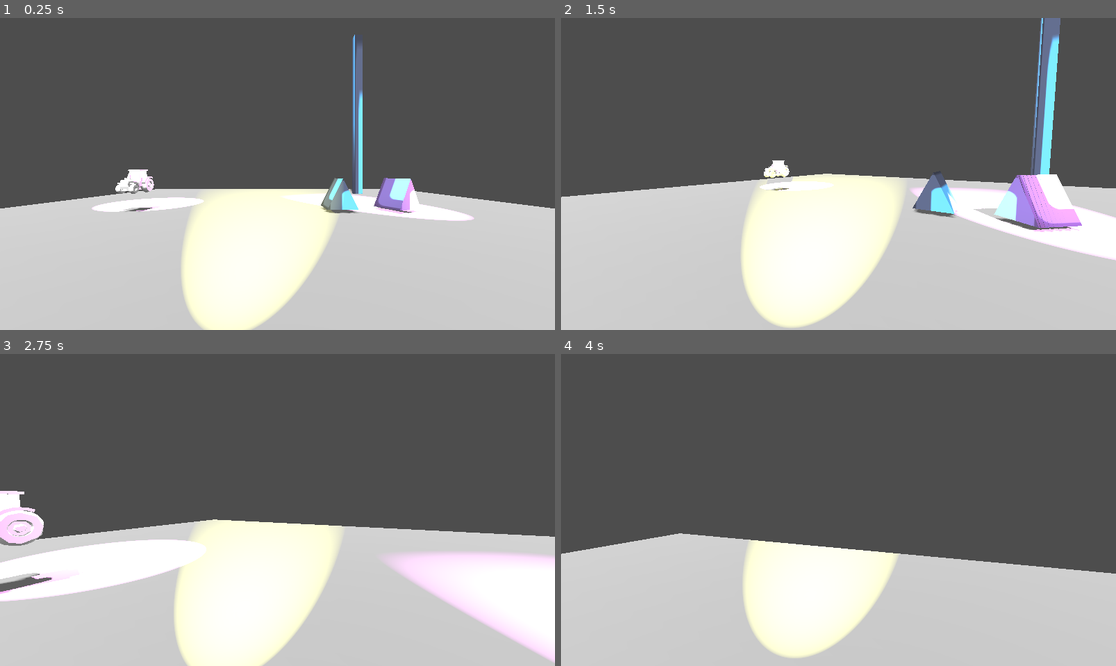
Above: before the commit, frames 1-4 (two rows, left to right).
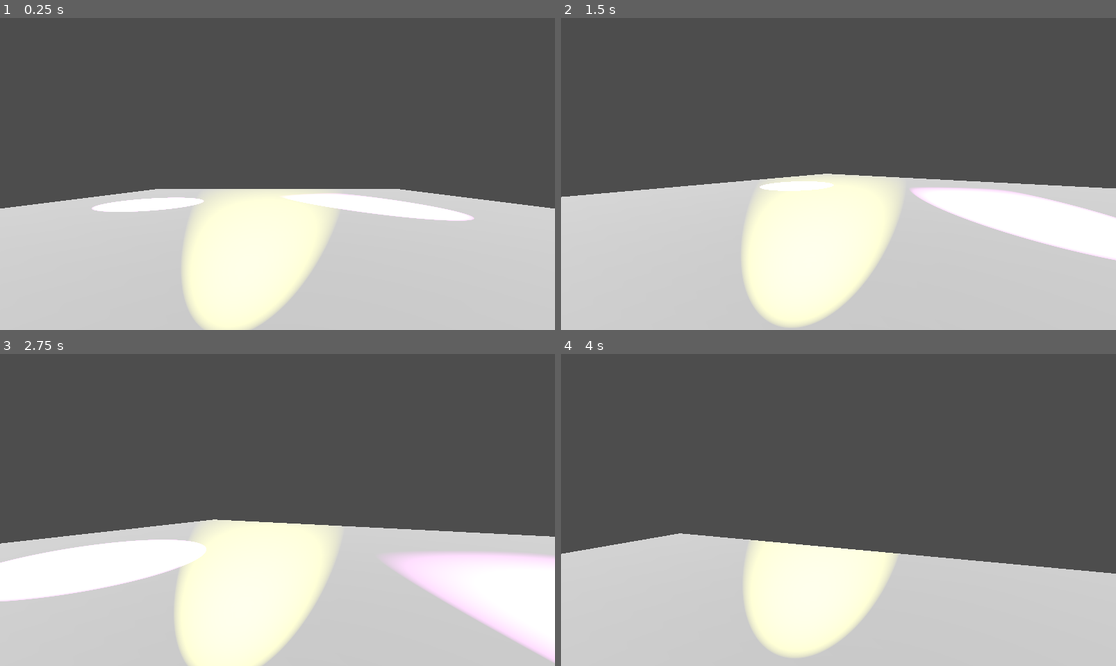
Above: after the commit, the same moments.

Repository: dogeMcdogeface/friendfragger
Game: Godot game, scene res://world.tscn
The game is run twice, just before and just after one commit, with the same random seed, the same clock (stepped at 60 frames per second) and the same inputs. The engine's default icon, where the game draws it, is replaced by a stand-in: a white triangle on a blue panel in a dark square.
Inputs (mouse positions are in pixels of both pictures, inside the frame that each line leads up to):
- Up to frame 1 (0.25 s): no input
- Up to frame 2 (1.5 s): tap Enter (ui_accept) at 0.5, 0.77 s; move the mouse to (960, 158) at 0.52 s; press the mouse at (960, 158) at 0.53 s; hold D (right) 0.53-1.28 s; move the mouse to (810, 174) at 1.27 s; release the mouse at (810, 174) at 1.28 s; hold W (forward) from 1.28 s (still down); click (810, 174) at 1.35 s
- Up to frame 3 (2.75 s): keep holding W (forward); tap Enter (ui_accept) at 1.52 s; move the mouse to (288, 503) at 2.02 s; press the mouse at (288, 503) at 2.03 s
- Up to frame 4 (4 s): keep holding W (forward); move the mouse to (832, 516) at 2.77 s; release the mouse at (832, 516) at 2.78 s; click (832, 516) at 2.85 s; tap Enter (ui_accept) at 3.02, 3.77 s; move the mouse to (877, 513) at 3.52 s; press the mouse at (877, 513) at 3.53 s

The runs differ from the first frame. In frame 1, 2.5% of the frame differs, in the area x 20-76%, y 5-63%; in frame 2, 4.6%, in the area x 36-94%, y 0-69%; in frame 3, 1.4%; in frame 4, less than 0.1%.

Commit message:
hidden shadows and reduced light intensity

Diff:
--- a/world.tscn
+++ b/world.tscn
@@ -94,7 +94,7 @@
 transform = Transform3D(1, 0, 0, 0, 1, 0, 0, 0, 1, -0.4, -0.5, 0.5)
 layers = 1048574
 light_color = Color(1, 1, 0.34902, 1)
-light_energy = 20.0
+light_energy = 10.0
 light_cull_mask = 4294967294
 shadow_enabled = true
 spot_range = 25.0
@@ -261,6 +261,7 @@
 metadata/_edit_lock_ = true
 
 [node name="MeshInstance3D2" type="MeshInstance3D" parent="Entities/Node3D2"]
+visible = false
 layers = 993
 transparency = 0.9
 mesh = SubResource("PrismMesh_tlwt5")
@@ -282,6 +283,7 @@
 metadata/_edit_lock_ = true
 
 [node name="MeshInstance3D2" type="MeshInstance3D" parent="Entities/Node3D6"]
+visible = false
 layers = 993
 transparency = 1.0
 mesh = SubResource("PrismMesh_tlwt5")
@@ -316,6 +318,7 @@
 
 [node name="MeshInstance3D2" parent="Entities/Node3D7" instance=ExtResource("4_aqk2v")]
 transform = Transform3D(0.5, 0, 0, 0, 0.5, 0, 0, 0, 0.5, 0, 0, 0)
+visible = false
 layers = 6
 transparency = 1.0
 
@@ -352,6 +355,7 @@
 metadata/_edit_lock_ = true
 
 [node name="MeshInstance3D2" type="MeshInstance3D" parent="Entities/Node3D5"]
+visible = false
 layers = 993
 transparency = 0.91
 mesh = SubResource("BoxMesh_fj7yv")
Not shown, changed: builds/html/index.html
Not shown, changed: builds/html/index.js
Not shown, changed: builds/html/index.pck
Not shown, changed: builds/html/index.wasm
